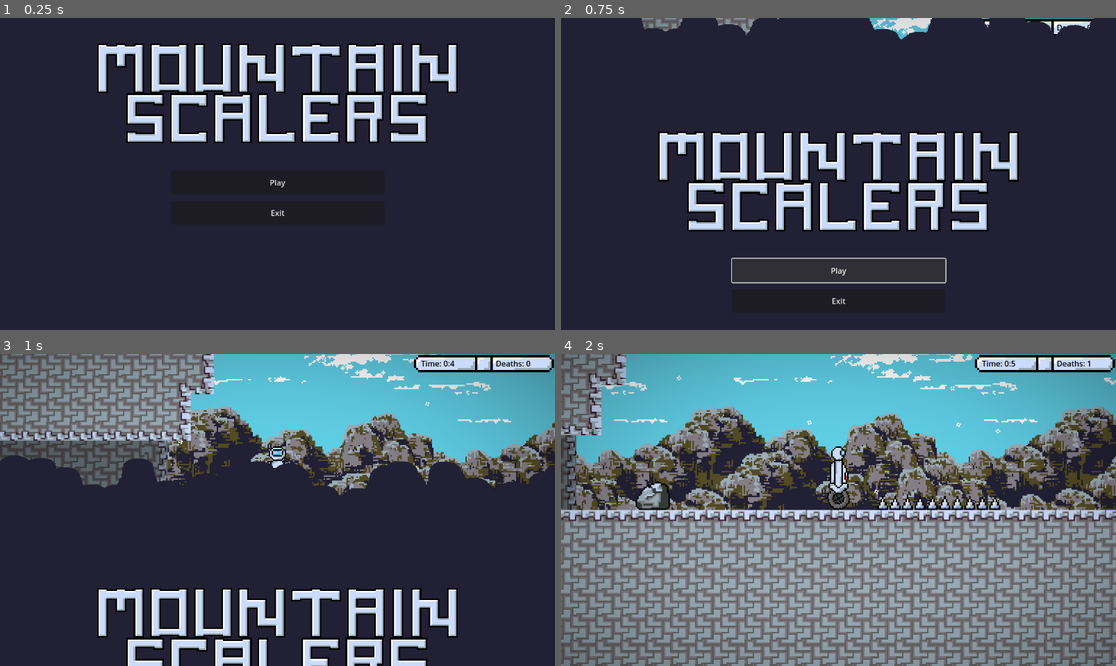
Above: before the commit, frames 1-4 (two rows, left to right).
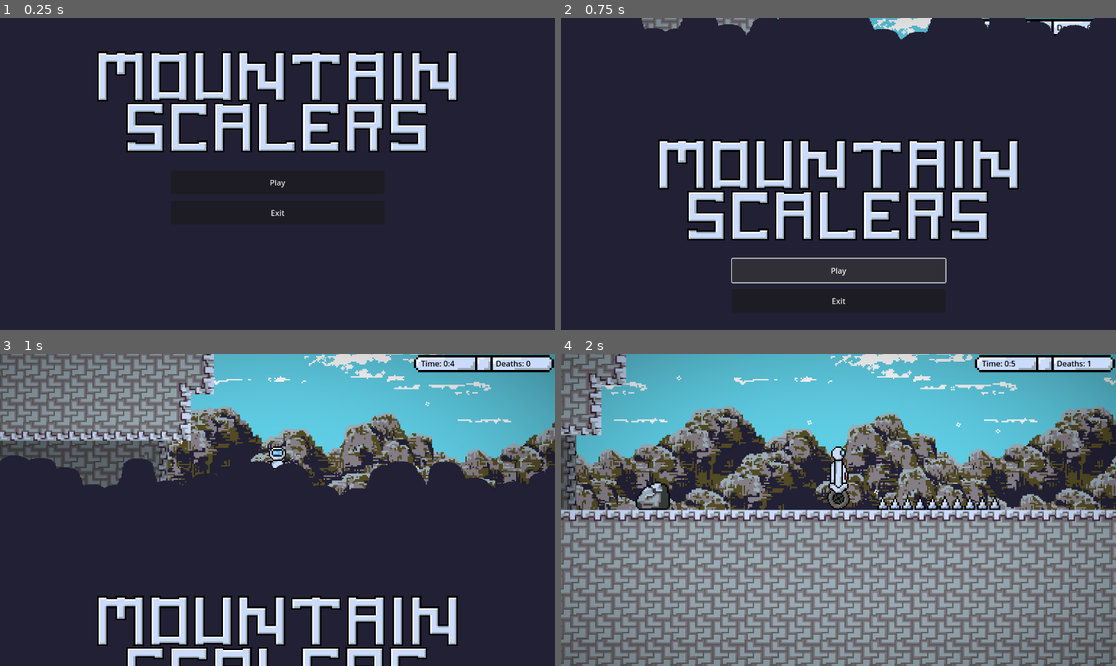
Above: after the commit, the same moments.

Repository: Hexuar/GMTK-Jam
Game: Godot game, scene res://scenes/main.tscn
Same seed, same stepped clock (60 frames per second), same inputs: the game is played once before the commit and once after it.
Inputs:
- Up to frame 1 (0.25 s): no input
- Up to frame 2 (0.75 s): click "Play" at 0.5 s
- Up to frame 3 (1 s): no input
- Up to frame 4 (2 s): tap Enter (ui_accept) at 1.25 s; hold D (Right) from 1.28 s (still down); tap Shift (Dash) at 1.35 s; tap Space (Jump) at 1.52 s

The runs differ from the first frame. In frame 1, 9.2% of the frame differs, in the area x 17-83%, y 8-43%; in frame 2, 9.1%; in frame 3, 6.3%; in frame 4, nothing differs.

Commit message:
Logo Tweaks

Diff:
--- a/scenes/menu.tscn
+++ b/scenes/menu.tscn
@@ -76,6 +76,6 @@
 grow_vertical = 2
 size_flags_horizontal = 4
 texture = ExtResource("3_et2s8")
-stretch_mode = 4
+stretch_mode = 5
 
 [connection signal="pressed" from="Buttons/ExitButton" to="." method="_on_exit_button_pressed"]
Binary file changed: assets/logo.png
Binary file changed: assets/transition.png
